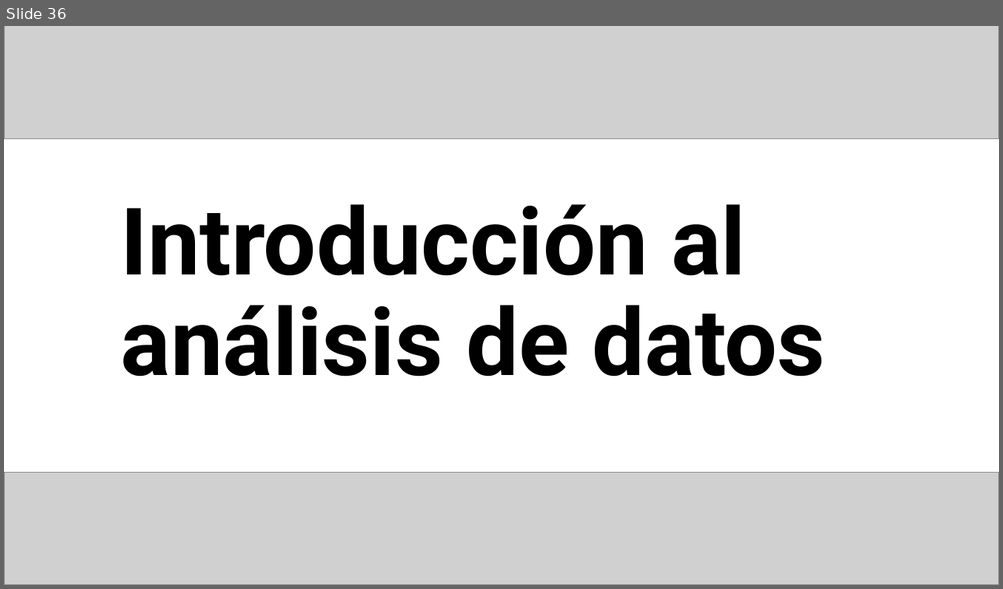
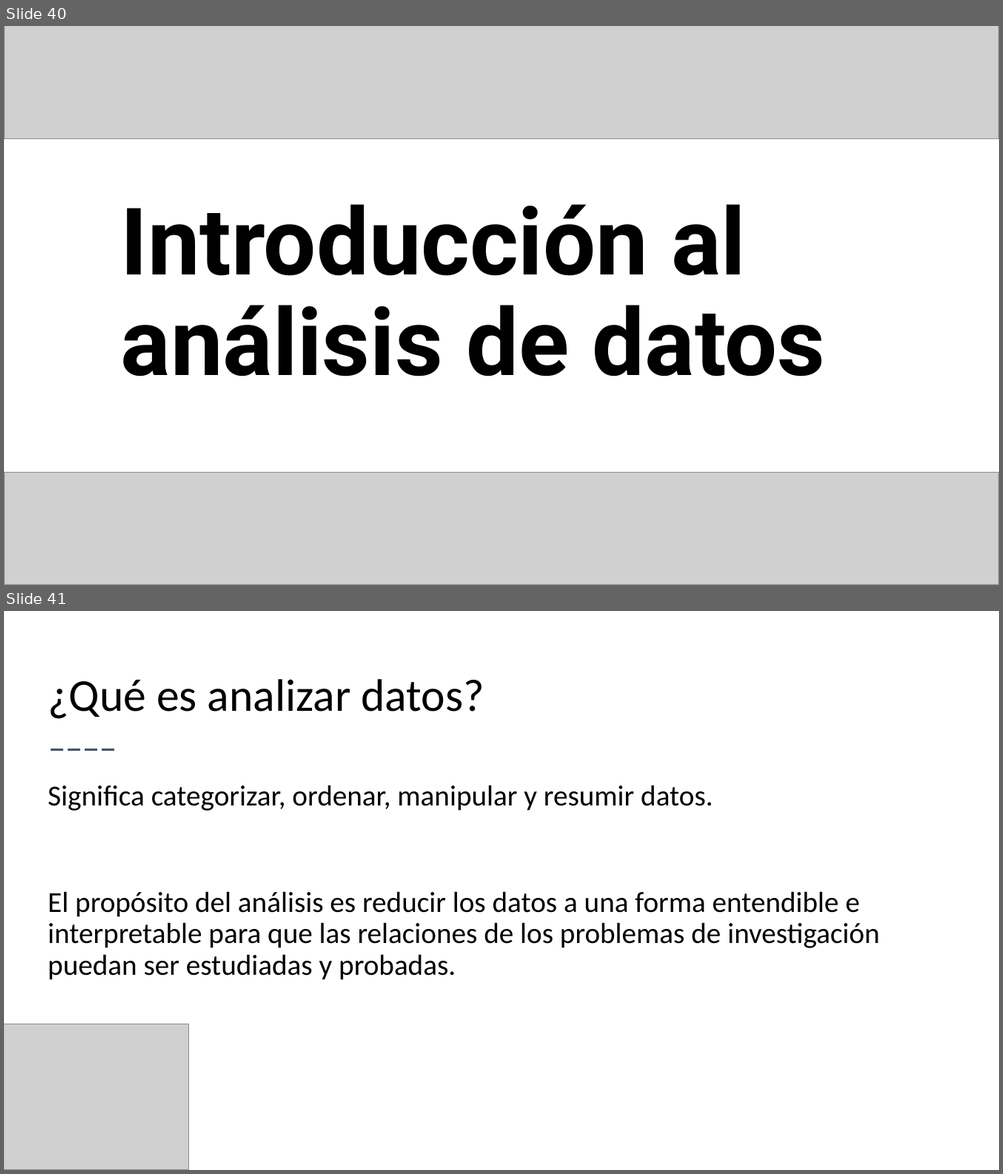
Before and after one commit to Adrifelcha/afchavez-019, a slide deck: JeanPiaget/Presentaciones/04_RecolecciónyAnálisisDatos.pptx. Shown one above the other, each under a label of ours: slide 36 before the commit, slides 40 and 41 after it. The pictures are 1003x589 and 1003x1174 pixels, drawn with LibreOffice and Linux fonts; fonts in the diff are those of the drawing; grey boxes stand for pictures. Boxes give left, top, right and bottom in pixels: in the first picture for what was removed or moved away, otherwise in the second. Text is boxed around its words. In the diff, an @@ line names an element or a change of style, - is before the commit and + after.

```diff
--- a/JeanPiaget/Presentaciones/04_RecolecciónyAnálisisDatos.pptx
+++ b/JeanPiaget/Presentaciones/04_RecolecciónyAnálisisDatos.pptx
@@ slide 41 added at box(4, 611, 999, 1170), background #FFFFFF @@
@@ title added at box(48, 679, 484, 719), 44 pt, text #000000 @@
+¿Qué es analizar datos?
@@ line added from (51, 750) to (117, 750), #44546A 1.5 pt dashed @@
@@ text added at box(48, 785, 879, 980), 28 pt, text #000000 @@
+Significa categorizar, ordenar, manipular y resumir datos.
+El propósito del análisis es reducir los datos a una forma entendible e interpretable para que las relaciones de los problemas de investigación puedan ser estudiadas y probadas.
@@ picture added at box(4, 1025, 189, 1170) @@
@@ what was slide 36 is now slide 40 @@
```
Also in this commit, not shown: 40 other slides added, 2 slides removed, 2 other files.
